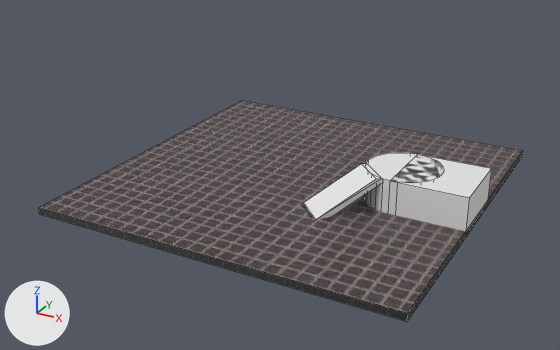
An edit to the Blender file assets/StartingRoom.blend, drawn before and after from the same camera.
Before and after are seen from a camera (50 mm lens) standing at (90.9, -177.6, 88.8) and looking at (-3.1, -6.6, 3.3). The axes (+X, +Y, +Z) are drawn at lower left. The lights are the same throughout. Mesh edges are drawn as thin lines.

The scene before the commit, as lines of its bpy script (objects in view):
```python
ob_cube = bpy.data.objects.new('Cube', me_cube_001)
ob_cube.location = (0.0, 0.0, 0.0)
ob_cube.scale = (50.0, 50.0, 1.0)
ob_cube_002 = bpy.data.objects.new('Cube.002', me_cube_003)
ob_cube_002.location = (18.0, -12.0, 4.8)
ob_cube_002.rotation_euler = (0.0, -0.524, 0.785)  # degrees (0, -30, 45)
ob_cube_002.scale = (10.0, 5.0, 1.0)
```
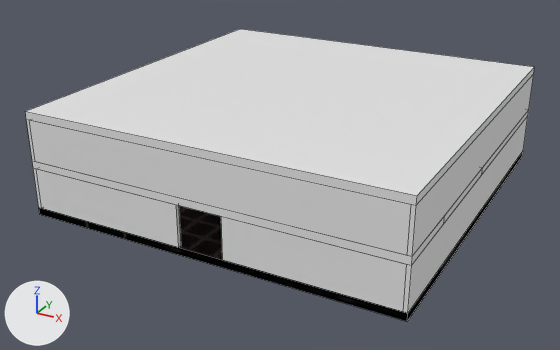
The newer file is also rescaled (x0.5) as a whole; pictures and numbers use the older file's frame.

Edits to the bpy script that builds the scene:
```text
Change mat_material_001:
    add n1 = _N.new('ShaderNodeBsdfPrincipled'); n1.name = 'Principled BSDF'
    remove n1 = _N.new('ShaderNodeBsdfPrincipled'); n1.name = 'Principled BSDF'
    add n3 = _N.new('ShaderNodeTexImage'); n3.name = 'Image Texture'
    add n3.image = img_floor_tex_albedo_png
    add n3.interpolation = 'Closest'
    remove n3 = _N.new('ShaderNodeTexImage'); n3.name = 'Image Texture'
    remove n3.image = img_floor_tex_albedo_png
    remove n3.interpolation = 'Closest'
    remove n4 = _N.new('ShaderNodeUVMap'); n4.name = 'UV Map'
    remove n5 = _N.new('ShaderNodeVectorMath'); n5.name = 'Vector Math'
    remove n5.operation = 'MULTIPLY'
    remove n6 = _N.new('ShaderNodeValue'); n6.name = 'Value'
    remove n6.outputs[0].default_value = 100.0  # 'Value'
    where n2 = _N.new('ShaderNodeTexImage'); n2.name = 'Image Texture.001'
    remove _L.new(n3.outputs[1], n1.inputs[4])  # 'Alpha' to 'Alpha'
    remove _L.new(n4.outputs[0], n5.inputs[0])  # 'UV' to 'Vector'
    remove _L.new(n5.outputs[0], n3.inputs[0])  # 'Vector' to 'Vector'
    remove _L.new(n6.outputs[0], n5.inputs[1])  # 'Value' to 'Vector'
    remove _L.new(n5.outputs[0], n2.inputs[0])  # 'Vector' to 'Vector'
Change me_cube_001:
    where me_cube_001.from_pydata(...)  # 8 vertices, 6 faces; spans x -1.0..1.0, y -1.0..1.0, z -1.0..1.0
    used by ob_cube; location = (0.0, 0.0, 0.0); scale = (50.0, 50.0, 1.0)
    me_cube_001 part 1: texture (UV) coordinates of 1 of 6 faces, centred in x 0.0, y 0.0, z 1.0, changed; they spanned u 0.62..0.88, v 0.5..0.75 and now span u -7.0..8.0, v -7.0..8.0
Change me_cube_003:
    used by ob_cube_002; location = (18.0, -12.0, 4.8); rotation_euler = (0.0, -0.524, 0.785), in degrees (0, -30, 45); scale = (10.0, 5.0, 1.0)
    remove me_cube_003.from_pydata(...)  # 86 vertices, 49 faces; spans x -1.0..3.6, y -4.2..2.0, z -23.2..1.0
    add me_cube_003.from_pydata(...)  # 8 vertices, 6 faces; spans x -0.6..6.1, y -9.9..4.4, z -36.5..8.7
    me_cube_003 part 2: the whole mesh is rebuilt
Add ob_cube_026:
    ob_cube_026 = bpy.data.objects.new('Cube.026', me_cube_027)  # a box spanning x -4.5..17.0, y -1.0..-0.5, z -1.0..4.5
    ob_cube_026.location = (15.0, -48.0, 3.0)
    ob_cube_026.scale = (2.0, 2.0, 2.0)
Add ob_cube_025:
    ob_cube_025 = bpy.data.objects.new('Cube.025', me_cube_027.copy())
    ob_cube_025.location = (-40.0, -48.0, 3.0)
    ob_cube_025.scale = (2.0, 2.0, 2.0)
Add ob_cube_014:
    ob_cube_014 = bpy.data.objects.new('Cube.014', me_cube_015)  # a box spanning x -25.0..25.0, y -25.0..25.0, z -1.0..0.0
    ob_cube_014.location = (0.0, 0.0, 27.0)
    ob_cube_014.scale = (2.0, 2.0, 2.0)
Add ob_cube_012:
    ob_cube_012 = bpy.data.objects.new('Cube.012', me_cube_013)  # a box spanning x -24.5..24.5, y 0.5..1.0, z -1.0..4.5
    ob_cube_012.location = (0.0, -51.0, 16.0)
    ob_cube_012.scale = (2.0, 2.0, 2.0)
Add ob_cube_011:
    ob_cube_011 = bpy.data.objects.new('Cube.011', me_cube_012)  # a box spanning x -0.5..0.0, y -50.0..0.0, z -1.0..4.5
    ob_cube_011.location = (-49.0, 50.0, 16.0)
    ob_cube_011.scale = (2.0, 2.0, 2.0)
Add ob_cube_010:
    ob_cube_010 = bpy.data.objects.new('Cube.010', me_cube_012.copy())
    ob_cube_010.location = (50.0, 50.0, 16.0)
    ob_cube_010.scale = (2.0, 2.0, 2.0)
Add ob_cube_009:
    ob_cube_009 = bpy.data.objects.new('Cube.009', me_cube_010)  # a box spanning x -25.0..2.0, y 5.0..20.0, z -1.0..0.0
    ob_cube_009.location = (46.0, -40.0, 14.0)
    ob_cube_009.scale = (2.0, 2.0, 2.0)
Add ob_cube_007:
    ob_cube_007 = bpy.data.objects.new('Cube.007', me_cube_008)  # a box spanning x -25.0..25.0, y 5.0..15.0, z -1.0..0.0
    ob_cube_007.location = (0.0, -60.0, 14.0)
    ob_cube_007.scale = (2.0, 2.0, 2.0)
Add ob_cube_005:
    ob_cube_005 = bpy.data.objects.new('Cube.005', me_cube_006)  # a box spanning x -25.0..25.0, y 0.0..25.0, z -1.0..0.0
    ob_cube_005.location = (0.0, 0.0, 14.0)
    ob_cube_005.scale = (2.0, 2.0, 2.0)
Add ob_cube_004:
    ob_cube_004 = bpy.data.objects.new('Cube.004', me_cube_005)  # a box spanning x -1.0..1.0, y -1.0..1.0, z -1.0..1.0
    ob_cube_004.location = (0.0, 0.0, 0.0)
    ob_cube_004.scale = (50.0, 50.0, 1.0)
Add ob_cube_003:
    ob_cube_003 = bpy.data.objects.new('Cube.003', me_cube_012.copy())
    ob_cube_003.location = (-49.0, 50.0, 3.0)
    ob_cube_003.scale = (2.0, 2.0, 2.0)
```

What differs and where, as boxes (x1, y1, x2, y2) in the pictures (560 x 350 px):
'Cube.014', added: after (25, 29, 534, 205)
'Cube', surface changed (grey to black): (39, 100, 523, 321) in both
'Cube.012', added: after (30, 120, 411, 255)
'Cube.002', reshaped (33% narrower, 141% taller): before (304, 153, 492, 234); after (403, 116, 528, 313)
'Cube.026', added: after (221, 216, 407, 312)
'Cube.025', added: after (36, 169, 181, 247)
'Cube.004', added: after (39, 151, 523, 321)
'Cube.010', added: after (408, 74, 534, 256)
'Cube.007', added: after (32, 161, 445, 265)
'Cube.005', added: after (482, 110, 529, 174)
'Cube.009', added: after (444, 168, 483, 223)
'Cube.011', added: after (26, 119, 35, 161)
'Cube.003', added: after (33, 168, 41, 208)
part 1 of me_cube_001, surface changed: before (39, 100, 523, 313)
